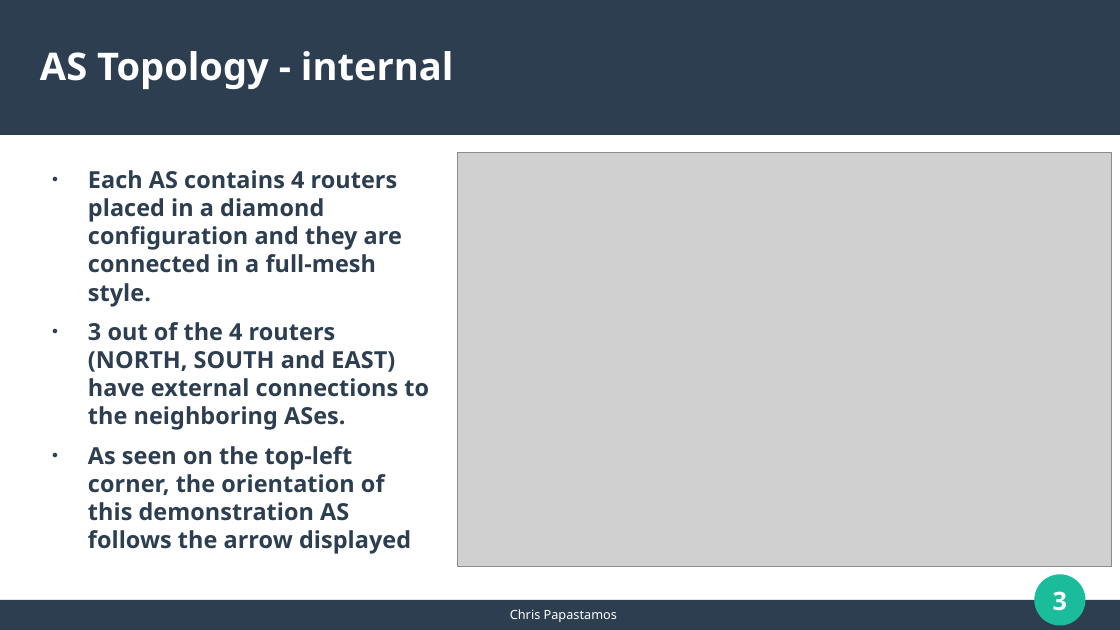
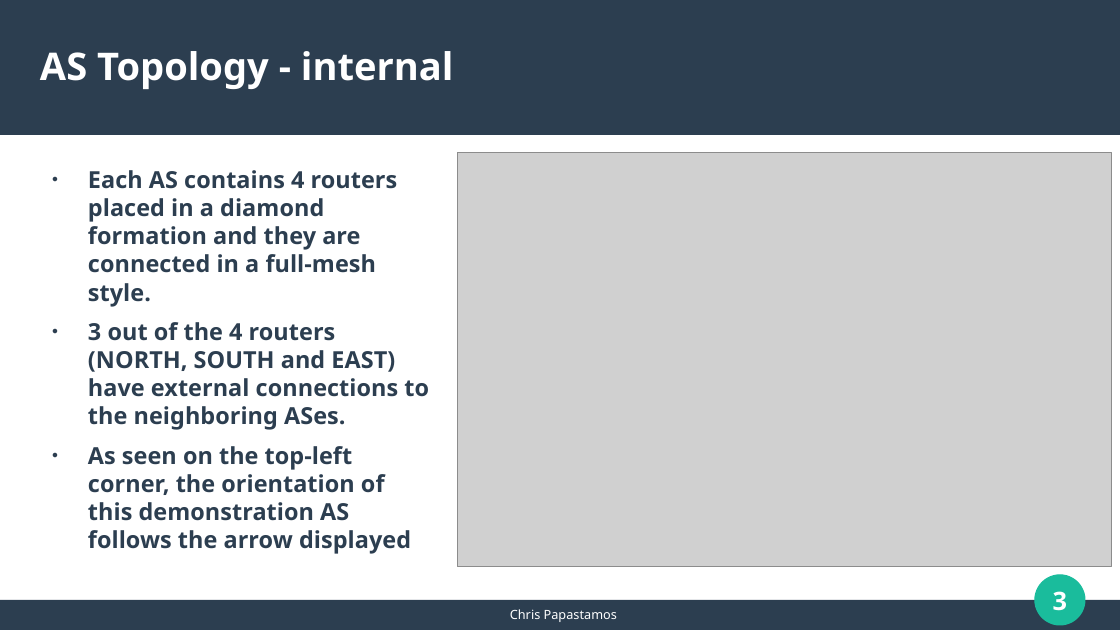
Before and after one commit to papastam/mini_internet_extention, a slide deck: slide 3 of HY436-Assignment4/session1/mini-internet_intro.odp. Drawn at 1120x630 pixels with LibreOffice and Linux fonts; fonts in the diff are those of the drawing; grey boxes stand for pictures. Boxes give left, top, right and bottom in pixels: in the first picture for what was removed or moved away, otherwise in the second. Text is boxed around its words. In the diff, an @@ line names an element or a change of style, - is before the commit and + after.

```diff
--- a/HY436-Assignment4/session1/mini-internet_intro.odp
+++ b/HY436-Assignment4/session1/mini-internet_intro.odp
@@ text at (88, 170, 398, 307): text changed @@
-● Each AS contains 4 routers placed in a diamond configuration and they are connected in a full-mesh style.
+● Each AS contains 4 routers placed in a diamond formation and they are connected in a full-mesh style.
```
Also in this commit, not shown: 4 other slides changed, 1 slide added, 3 other files.
